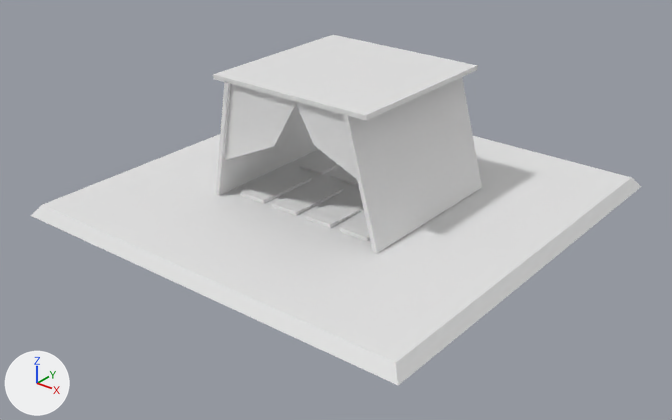
The Blender file client/models/buildings/dolmen.blend, before and after one commit.
Camera for both pictures: a 50 mm lens placed at (4.53, -5.82, 3.4), pointed at (0.1, -0.27, -0.04). Lighting does not change. The marker at lower left points along +X, +Y and +Z.
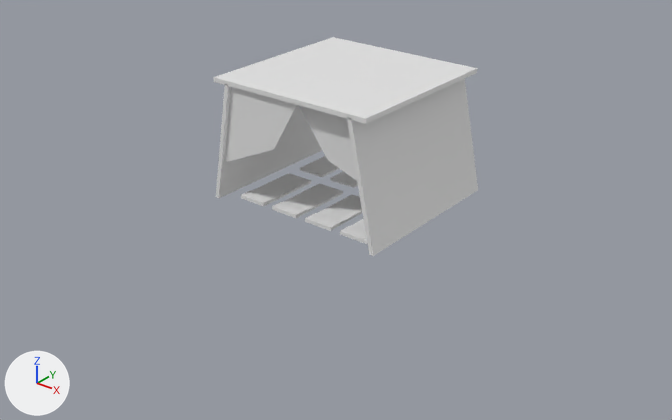
Edits to the bpy script that builds the scene:
```text
Change me_cube_002:
    where me_cube_002.from_pydata(...)  # 32 vertices, 22 faces; spans x -0.8..0.9, y -0.8..0.8, z 0.6..43.4
    used by ob_cube_002; location = (0.0, 0.0, 0.0); scale = (1.0, 1.0, 0.0254)
    me_cube_002 part 1: the loose piece of 8 vertices spanning x 0.6..0.9, y -0.8..0.8, z 0.8..42.1 is scaled about its middle by (0.764, 1, 1.02)
    me_cube_002 part 2
    me_cube_002.vertices[28].co: (0.7, -0.7, 20.9) -> (0.0, -0.7, 42.2)
    me_cube_002.vertices[29].co: (0.2, -0.7, 28.8) -> (0.3, -0.7, 24.5)  # pixel (313, 145) -> pixel (327, 160)
    me_cube_002.vertices[30].co: (0.6, -0.7, 42.0) -> (0.6, -0.7, 43.2)  # not seen -> pixel (359, 110)
    me_cube_002.vertices[31].co: (0.1, -0.7, 42.0) -> (0.8, -0.7, 18.8)  # not seen -> pixel (372, 192)
Change ob_cube:
    ob_cube.location: (0.067, 3.955, 0.02) -> (0.067, 3.955, -0.004)
Remove ob_cube_001:
    ob_cube_001 = bpy.data.objects.new('Cube.001', me_cube_001)
    ob_cube_001.location = (-0.002, -0.007, -0.046)
    ob_cube_001.scale = (2.46, 2.46, 0.0626)
Change ob_cube_002:
    ob_cube_002.location: (0.0, 0.0, 0.0) -> (0.0, 0.0, -0.024)
Change ob_cube_003:
    ob_cube_003.location: (0.002, -3.868, 0.02) -> (0.002, -3.868, -0.004)
```

Location of each change, (x1, y1, x2, y2) in pixels of the pictures (672 x 420 px; the box of a moved part takes in the faces that stretch with it):
'Cube.001', deleted: before (31, 134, 641, 385)
'Cube.002', reshaped, moved: before (213, 35, 482, 253); after (213, 37, 478, 256)
'Cube.003', moved: before (241, 171, 370, 241); after (241, 173, 367, 244)
'Cube', moved: before (300, 154, 358, 185); after (300, 156, 358, 188)
part 1 of me_cube_002, moved or reshaped: before (343, 77, 482, 253); after (347, 79, 478, 256)
part 2 of me_cube_002, moved or reshaped: before (296, 102, 357, 179); after (299, 106, 357, 181)
